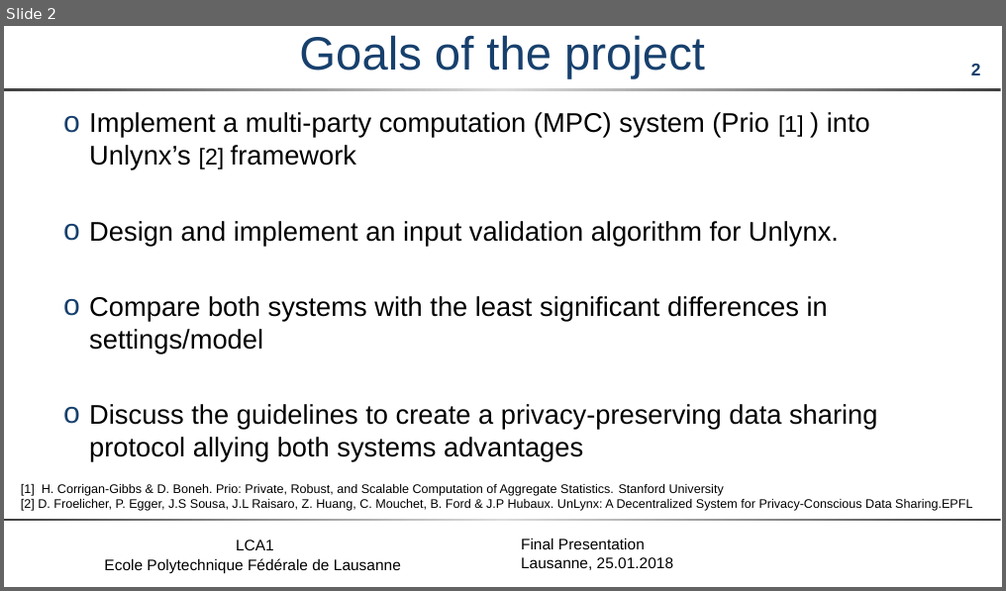
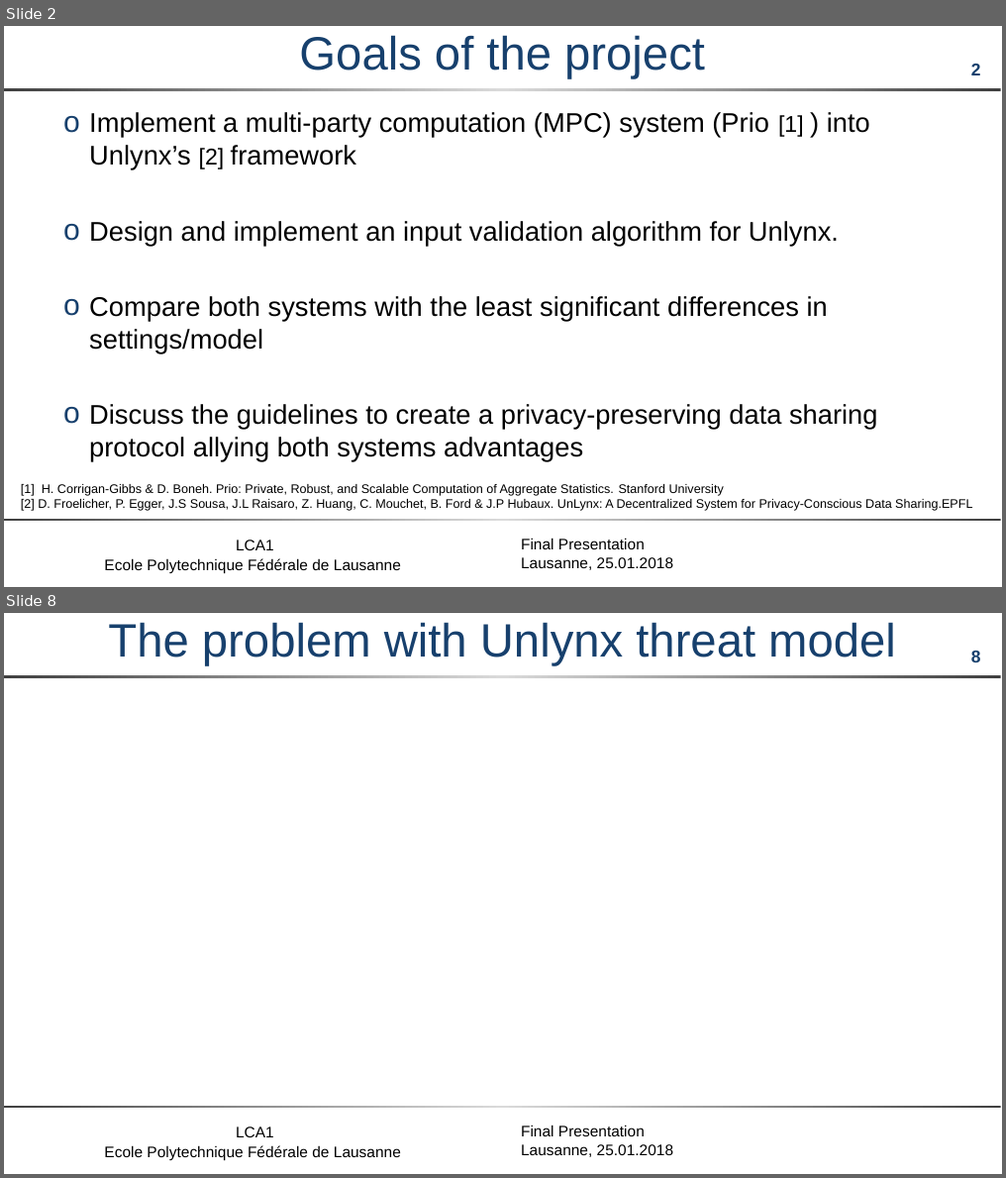
Before and after one commit to maxpr/MasterProjectDocuments, a slide deck: doc/FinalPresentation.pptx. Shown one above the other, each under a label of ours: slide 2 before the commit, slides 2 and 8 after it; the slides between them are not shown. The pictures are 1006x591 and 1006x1178 pixels, drawn with LibreOffice and Linux fonts; fonts in the diff are those of the drawing; grey boxes stand for pictures; background and template pictures are left out. Boxes give left, top, right and bottom in pixels: in the first picture for what was removed or moved away, otherwise in the second. Text is boxed around its words. In the diff, an @@ line names an element or a change of style, - is before the commit and + after.

```diff
--- a/doc/FinalPresentation.pptx
+++ b/doc/FinalPresentation.pptx
@@ slide 8 added at (4, 613, 1002, 1174), background #FFFFFF; not listed: 5 template elements that a slide beside it also shows @@
@@ title added at (108, 622, 896, 666), 45 pt, text #17406D @@
+The problem with Unlynx threat model
```
Also in this commit, not shown: 2 slides changed, 16 other slides added, 1 slide removed, 3 other files.
